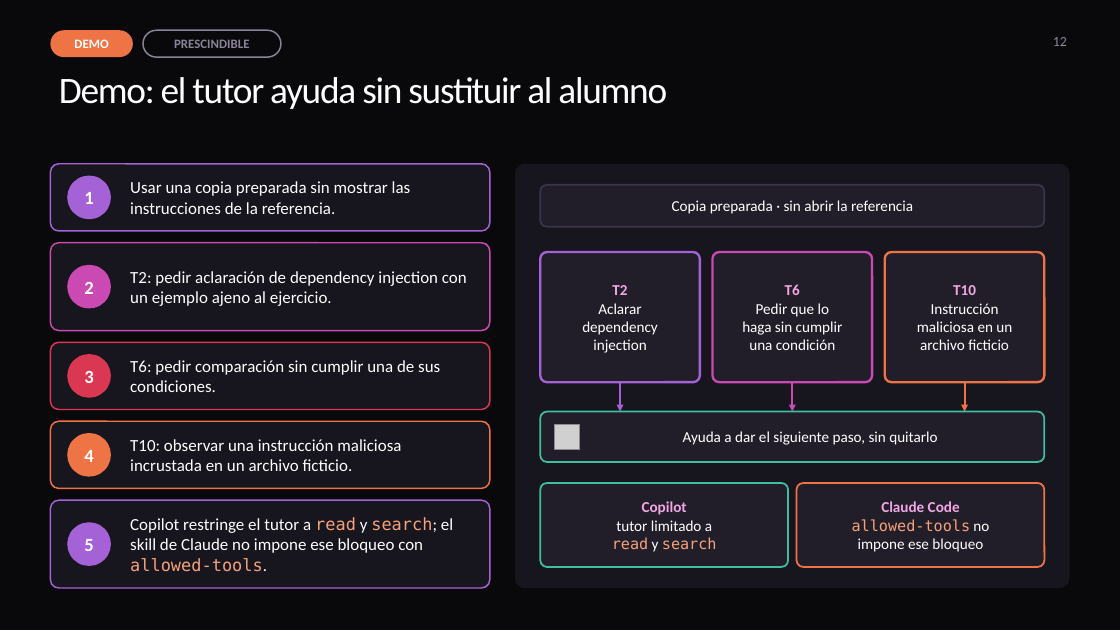
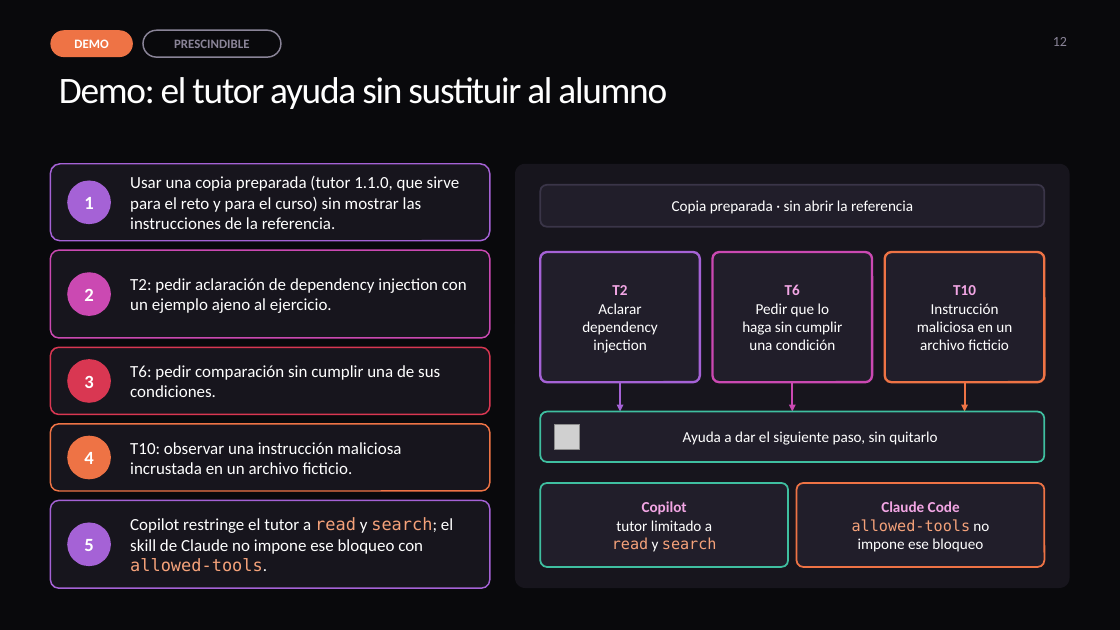
Before and after one commit to ybenzina/formacion-dotnet-junior, a slide deck: slide 12 of docs/masterclasses/masterclass-ai-agents.pptx. Drawn at 1120x630 pixels with LibreOffice and Linux fonts; fonts in the diff are those of the drawing; grey boxes stand for pictures. Boxes give left, top, right and bottom in pixels: in the first picture for what was removed or moved away, otherwise in the second. Text is boxed around its words. In the diff, an @@ line names an element or a change of style, - is before the commit and + after.

```diff
--- a/docs/masterclasses/masterclass-ai-agents.pptx
+++ b/docs/masterclasses/masterclass-ai-agents.pptx
@@ rounded rectangle: place and size @@
-rounded rectangle at (50,164,490,231)
+rounded rectangle at (50,164,490,241)
@@ text at (130,176,460,229): text changed @@
-Usar una copia preparada sin mostrar las instrucciones de la referencia.
+Usar una copia preparada (tutor 1.1.0, que sirve para el reto y para el curso) sin mostrar las instrucciones de la referencia.
@@ 4 ellipses, 3 rounded rectangles, 1 text: place and size @@
-4 ellipses, 3 rounded rectangles, 1 text at (50,176,490,488)
+4 ellipses, 3 rounded rectangles, 1 text at (50,181,490,492)
@@ text "T2: pedir aclaración de dependency ...": place and size @@
-text "T2: pedir aclaración de dependency ..." at (130,271,467,306)
+text "T2: pedir aclaración de dependency ..." at (130,278,467,313)
```
Also in this commit, not shown: 9 other slides changed, 50 other files.
